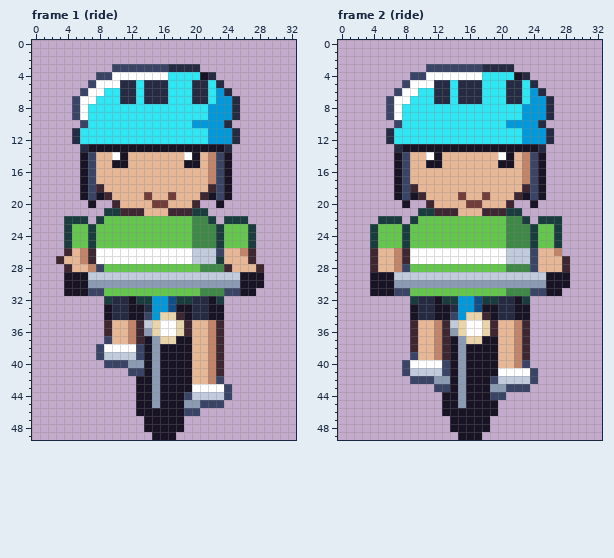
Edited in one commit: pixel-art file (art/depths/cyclist@69.aseprite). The first picture shows the starting point.
33x50 pixels, 4 frames. Shown: frame 1 (ride), frame 2 (ride). The commit also changed other frames, which this record leaves out.
After the commit:
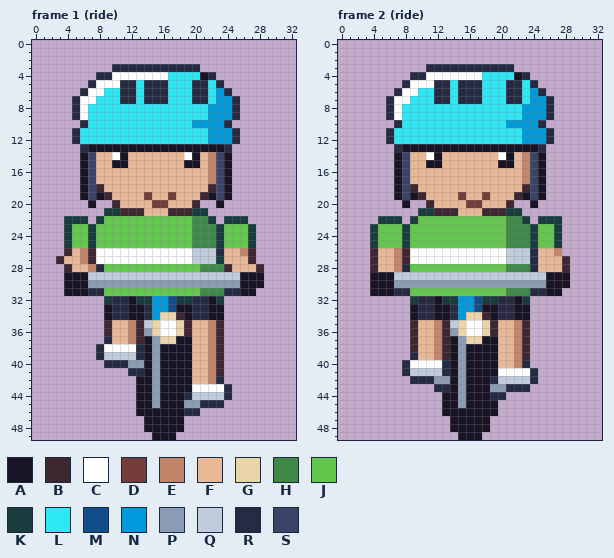
Palette (. is transparent): A #181425  B #3e2731  C #ffffff  D #733e39  E #c28569  F #e8b796  G #ead4aa  H #3e8948  J #63c74d  K #193c3e  L #2ce8f5  M #124e89  N #0099db  P #8b9bb4  Q #c0cbdc  R #262b44  S #3a4466
Changes in this commit:
Frame 1 (ride):
y 3: x 10..16 SSSSSSS -> RRRRRRR
y 4: x 8..9 SS -> RR
y 5: x 7 S -> R
y 6: x 6 S -> R
y 7..9: x 5 S -> R
y 10: x 6 S -> R
y 26: x 23 S -> R
y 28: x 8 S -> R
y 31: x 7..8 SS -> RR; x 24..25 SS -> RR
y 34: x 14 S -> R
y 37: x 9 S -> R
y 38..39: x 8 S -> R; x 13 S -> R
y 40: x 9..11 SSS -> RRR
y 41: x 12..13 SS -> RR
y 42: x 23 S -> R
y 43: x 24 S -> R
y 44: x 19 S -> R; x 24 S -> R
y 45: x 21..23 SSS -> RRR
y 46: x 19..20 SS -> RR
Frame 2 (ride):
y 3: x 11..17 SSSSSSS -> RRRRRRR
y 4: x 9..10 SS -> RR
y 5: x 8 S -> R
y 6: x 7 S -> R
y 7..9: x 6 S -> R
y 10: x 7 S -> R
y 26..27: x 24 S -> R
y 28: x 8 S -> R; x 24 S -> R
y 31: x 7..8 SS -> RR; x 24..25 SS -> RR
y 34: x 14 S -> R
y 39: x 9 S -> R
y 40: x 8 S -> R; x 13 S -> R; x 23 S -> R
y 41: x 8 S -> R; x 13 S -> R; x 24 S -> R
y 42: x 9..11 SSS -> RRR; x 19 S -> R; x 24 S -> R
y 43: x 12..13 SS -> RR; x 21..23 SSS -> RRR
y 44: x 19..20 SS -> RR
